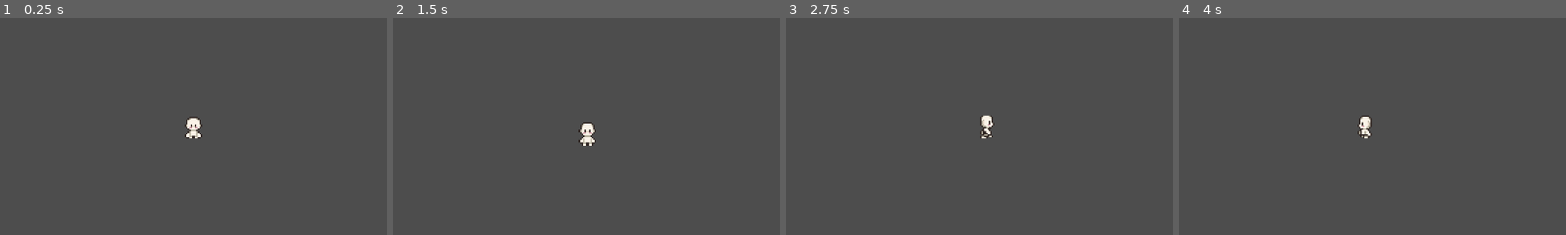
Above: before the commit, frames 1-4 (left to right).
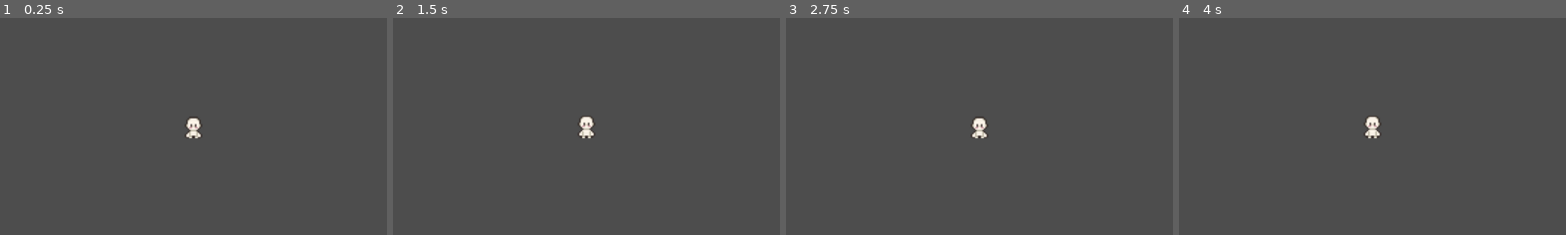
Above: after the commit, the same moments.

Repository: Cupelt/test-game
Game: Godot game, scene res://scene/default_env.tscn
Same seed, same stepped clock (60 frames per second), same inputs: the game is played once before the commit and once after it. After the commit the project has no main scene; this scene is started directly in both runs.
Inputs:
- Up to frame 1 (0.25 s): no input
- Up to frame 2 (1.5 s): tap Enter at 0.5 s; hold D (Right, bound only before the commit) 0.53-1.28 s; tap Space at 1.25 s; hold S (Down, bound only before the commit) from 1.28 s (still down)
- Up to frame 3 (2.75 s): release S (Down, bound only before the commit) at 2.03 s; hold D (Right, bound only before the commit) from 2.03 s (still down)
- Up to frame 4 (4 s): tap Enter at 2.75 s; release D (Right, bound only before the commit) at 2.78 s; hold W (Up, bound only before the commit) 2.78-3.53 s; hold A (Left, bound only before the commit) from 3.53 s (still down)
The pictures show only the part of the screen within x 25-75%, y 25-75%; the shares and areas given below are measured in that part.

The runs differ from the first frame. In frame 1, 0.1% of the frame differs, in the area x 47-53%, y 46-56%; in frame 2, 0.4%; in frame 3, 0.5%, in the area x 47-54%, y 44-56%; in frame 4, 0.5%.
Error after the commit: Parse Error: Identifier "MapManager" not declared in the current scope. (res://src/room/RoomGenerator.gd:29)

Commit message:
2025-12-27(개처망함)

Diff:
--- a/project.godot
+++ b/project.godot
@@ -10,39 +10,4 @@
 
 [application]
 
-config/name="TestGame"
-run/main_scene="uid://baje80lg3quet"
-config/features=PackedStringArray("4.5", "Forward Plus")
-config/icon="res://icon.svg"
-
-[input]
-
-Up={
-"deadzone": 0.5,
-"events": [Object(InputEventKey,"resource_local_to_scene":false,"resource_name":"","device":0,"window_id":0,"alt_pressed":false,"shift_pressed":false,"ctrl_pressed":false,"meta_pressed":false,"pressed":false,"keycode":0,"physical_keycode":87,"key_label":0,"unicode":0,"location":0,"echo":false,"script":null)
-]
-}
-Down={
-"deadzone": 0.5,
-"events": [Object(InputEventKey,"resource_local_to_scene":false,"resource_name":"","device":-1,"window_id":0,"alt_pressed":false,"shift_pressed":false,"ctrl_pressed":false,"meta_pressed":false,"pressed":false,"keycode":0,"physical_keycode":83,"key_label":0,"unicode":115,"location":0,"echo":false,"script":null)
-]
-}
-Left={
-"deadzone": 0.5,
-"events": [Object(InputEventKey,"resource_local_to_scene":false,"resource_name":"","device":-1,"window_id":0,"alt_pressed":false,"shift_pressed":false,"ctrl_pressed":false,"meta_pressed":false,"pressed":false,"keycode":0,"physical_keycode":65,"key_label":0,"unicode":97,"location":0,"echo":false,"script":null)
-]
-}
-Right={
-"deadzone": 0.5,
-"events": [Object(InputEventKey,"resource_local_to_scene":false,"resource_name":"","device":-1,"window_id":0,"alt_pressed":false,"shift_pressed":false,"ctrl_pressed":false,"meta_pressed":false,"pressed":false,"keycode":0,"physical_keycode":68,"key_label":0,"unicode":100,"location":0,"echo":false,"script":null)
-]
-}
-Debug={
-"deadzone": 0.2,
-"events": [Object(InputEventKey,"resource_local_to_scene":false,"resource_name":"","device":-1,"window_id":0,"alt_pressed":false,"shift_pressed":false,"ctrl_pressed":false,"meta_pressed":false,"pressed":false,"keycode":0,"physical_keycode":92,"key_label":0,"unicode":92,"location":0,"echo":false,"script":null)
-]
-}
-
-[rendering]
-
-textures/canvas_textures/default_texture_filter=0
+config/features=PackedStringArray("4.5")
--- a/rooms/level_1/test_room/baseRoom.tres
+++ b/rooms/level_1/test_room/baseRoom.tres
@@ -1,6 +1,6 @@
 [gd_resource type="Resource" script_class="RoomData" load_steps=3 format=3 uid="uid://cahyriu1hbid7"]
 
-[ext_resource type="Script" uid="uid://cigokfu7h6sl6" path="res://src/room/RoomData.gd" id="1_r6sg8"]
+[ext_resource type="Script" uid="uid://cigokfu7h6sl6" path="res://src/room/RoomPrefab.gd" id="1_r6sg8"]
 [ext_resource type="PackedScene" uid="uid://dj7u1x0myih5q" path="res://rooms/level_1/test_room/baseRoom.tscn" id="1_yvos5"]
 
 [resource]
--- a/rooms/level_1/test_room/baseRoom.tscn
+++ b/rooms/level_1/test_room/baseRoom.tscn
@@ -9,6 +9,3 @@
 [node name="FloorLayer" type="TileMapLayer" parent="."]
 tile_map_data = PackedByteArray("AAAKAAUAAQACAAEAAAAKAAQAAQACAAEAAAAKAAMAAQACAAEAAAAKAAIAAQACAAEAAAAKAAEAAQACAAEAAAAKAA …(9952 unchanged characters)…
 tile_set = ExtResource("1_070d1")
-
-[node name="OverlapLayer" type="TileMapLayer" parent="."]
-tile_set = ExtResource("1_070d1")
--- a/rooms/level_1/test_room/testRoom.tres
+++ b/rooms/level_1/test_room/testRoom.tres
@@ -1,7 +1,7 @@
 [gd_resource type="Resource" script_class="RoomData" load_steps=3 format=3 uid="uid://d027n6ql7ihmq"]
 
 [ext_resource type="PackedScene" uid="uid://dj7u1x0myih5q" path="res://rooms/level_1/test_room/baseRoom.tscn" id="1_fu3su"]
-[ext_resource type="Script" uid="uid://cigokfu7h6sl6" path="res://src/room/RoomData.gd" id="2_qhc7f"]
+[ext_resource type="Script" uid="uid://cigokfu7h6sl6" path="res://src/room/RoomPrefab.gd" id="2_qhc7f"]
 
 [resource]
 script = ExtResource("2_qhc7f")
--- a/scene/default_env.tscn
+++ b/scene/default_env.tscn
@@ -1,8 +1,7 @@
-[gd_scene load_steps=7 format=3 uid="uid://cxbuxhgfisf1k"]
+[gd_scene load_steps=6 format=3 uid="uid://cxbuxhgfisf1k"]
 
-[ext_resource type="TileSet" uid="uid://xsynckwqfik3" path="res://tilemap/Level_1.tres" id="1_2voor"]
+[ext_resource type="TileSet" uid="uid://prrr5rs4pp7x" path="res://tilemap/Level_1.tres" id="1_2voor"]
 [ext_resource type="Script" uid="uid://l51pytlp7k5k" path="res://src/room/RoomGenerator.gd" id="2_0y87c"]
-[ext_resource type="Script" uid="uid://cigokfu7h6sl6" path="res://src/room/RoomData.gd" id="3_04oit"]
 [ext_resource type="Resource" uid="uid://d027n6ql7ihmq" path="res://rooms/level_1/test_room/testRoom.tres" id="4_0y87c"]
 [ext_resource type="Resource" uid="uid://cahyriu1hbid7" path="res://rooms/level_1/test_room/baseRoom.tres" id="4_jx7jm"]
 
@@ -14,8 +13,7 @@
 [node name="GeneratedMapLayer" type="TileMapLayer" parent="."]
 tile_set = SubResource("TileSet_r6y4n")
 script = ExtResource("2_0y87c")
-rooms = Array[ExtResource("3_04oit")]([ExtResource("4_jx7jm"), ExtResource("4_0y87c")])
-maxRoom = 50
+rooms = [ExtResource("4_jx7jm"), ExtResource("4_0y87c")]
 
 [node name="EntityLayer" type="TileMapLayer" parent="."]
 tile_map_data = PackedByteArray(0, 0, 255, 255, 255, 255, 3, 0, 0, 0, 0, 0, 1, 0)
--- /dev/null
+++ b/src/room/MapManager.gd
@@ -0,0 +1,40 @@
+
+var map: Dictionary[Vector2i, AbstractRoom]
+
+func generateRooms(roomCount: int, adjacentChance: float) -> void:
+	map.clear()
+
+	var walkHistory: Array[Vector2i] = [Vector2i(0, 0)]
+
+	## 시작방은 항상 존재
+	map[Vector2i(0, 0)] = null
+
+	var currentPos;
+	while map.size() < roomCount:
+		currentPos = walkHistory.pick_random()
+
+		var dirs = [Vector2i.UP, Vector2i.DOWN, Vector2i.LEFT, Vector2i.RIGHT]
+		dirs.shuffle()
+
+		var placed = false
+		for d in dirs:
+			var targetPos = currentPos + d
+
+			# 이미 그 자리에 방이 있다면 생성 불가.
+			if (map.has(targetPos)):
+				continue
+
+			if (RoomUtils.countAdjacentCount(map, targetPos) > 1 and randf_range(0, 1) > adjacentChance):
+				continue
+
+			walkHistory.append(targetPos)
+			map[targetPos] = null
+
+			placed = true
+
+		if not placed:
+			walkHistory.erase(currentPos)
+
+		# 무한 루프 방지 (안전장치)
+		if walkHistory.is_empty():
+			break
--- a/src/room/RoomGenerator.gd
+++ b/src/room/RoomGenerator.gd
@@ -1,13 +1,14 @@
 extends TileMapLayer
 
-@export var rooms: Array[RoomData]
+@export var rooms: Array[RoomPrefab]
 var sourceID: int;
-var roomIDs: Dictionary[RoomData, int]
+var roomIDs: Dictionary[RoomPrefab, int]
 
 @export var generateSeed: int = 0
 # @export_range(0, 1, 0.01) var roomGenerateRate: float = 0.5
 @export var maxRoom: int = 10
-var generatedRoom: Dictionary[Vector2i, RoomData.RoomType]
+@export var roomSize: Vector2i = Vector2i(33, 19)
+@export_range(0, 0.2) var adjacentChance = 0.04
 
 # Called when the node enters the scene tree for the first time.
 func _ready() -> void:
@@ -25,90 +26,4 @@
 	if (generateSeed != 0):
 		seed(generateSeed)
 
-	generateRooms()
-
-func generateRooms() -> void:
-	var walkHistory: Array[Vector2i] = [Vector2i(0, 0)]
-
-	## 시작방은 항상 존재
-	var currentPos = Vector2i(0, 0)
-	generatedRoom[currentPos] = RoomData.RoomType.Start
-
-	while generatedRoom.size() < maxRoom:
-		currentPos = walkHistory.pick_random()
-
-		var dirs = [Vector2i.UP, Vector2i.DOWN, Vector2i.LEFT, Vector2i.RIGHT]
-		dirs.shuffle()
-
-		var placed = false
-		for d in dirs:
-			var targetPos = currentPos + d
-
-			# 이미 그 자리에 방이 있다면 생성 불가.
-			if (generatedRoom.has(targetPos)):
-				continue
-
-			if (countAdjacentCount(targetPos) > 1):
-				continue
-
-			walkHistory.append(targetPos)
-			generatedRoom[targetPos] = RoomData.RoomType.Room
-			placed = true
-			break
-
-		if not placed:
-			walkHistory.erase(currentPos)
-
-		# 무한 루프 방지 (안전장치)
-		if walkHistory.is_empty():
-			break
-
-	printMapDebug(generatedRoom)
-
-func countAdjacentCount(pos: Vector2i) -> int:
-	var count = 0
-	var dirs = [Vector2i.UP, Vector2i.DOWN, Vector2i.LEFT, Vector2i.RIGHT]
-	for d in dirs:
-		if generatedRoom.has(pos + d):
-			count += 1
-	return count
-
-
-func printMapDebug(generated_room: Dictionary):
-	if generated_room.is_empty():
-		print("맵이 비어 있습니다.")
-		return
-
-	# 1. 맵의 최소/최대 범위 계산 (Rect2i 활용)
-	var min_pos = Vector2i(99999, 99999)
-	var max_pos = Vector2i(-99999, -99999)
-
-	for pos in generated_room.keys():
-		min_pos.x = min(min_pos.x, pos.x)
-		min_pos.y = min(min_pos.y, pos.y)
-		max_pos.x = max(max_pos.x, pos.x)
-		max_pos.y = max(max_pos.y, pos.y)
-
-	print("--- Map Layout (Size: %d x %d) ---" % [max_pos.x - min_pos.x + 1, max_pos.y - min_pos.y + 1])
-
-	# 2. Y축부터 반복하며 텍스트 맵 생성
-	for y in range(min_pos.y, max_pos.y + 1):
-		var line = ""
-		for x in range(min_pos.x, max_pos.x + 1):
-			var pos = Vector2i(x, y)
-			if generated_room.has(pos):
-				# 타입에 따라 다른 문자 출력 (enum 값에 맞춰 수정 가능)
-				var type = generated_room[pos]
-				line += _get_room_char(type)
-			else:
-				line += " . " # 빈 공간
-		print(line)
-	print("---------------------------------")
-
-# RoomType enum에 따른 문자 매칭 함수
-func _get_room_char(type: RoomData.RoomType) -> String:
-	match type:
-		RoomData.RoomType.Start: 	return " S "
-		RoomData.RoomType.Boss:  	return " B "
-		RoomData.RoomType.Treasure:	return " $ "
-		_: return " # " # 일반 방
+	MapManager.generate(maxRoom, adjacentChance)
--- a/src/room/RoomData.gd
+++ b/src/room/RoomPrefab.gd
@@ -1,9 +1,10 @@
 extends Resource
-class_name RoomData
+class_name RoomPrefab
 
 enum RoomType {
 	Start,
 	Room,
+	Big_Room,
 	Treasure,
 	Boss
 }
--- /dev/null
+++ b/src/room/RoomUtils.gd
@@ -0,0 +1,83 @@
+class_name RoomUtils
+
+static func findFurthestRoomPos(map: Dictionary[Vector2i, AbstractRoom], include_special: bool) -> Vector2i:
+	var furthestPos: Vector2i = Vector2i(-1, -1)
+	var maxDistance: int = -1
+
+	for pos in roomArray:
+		# 조건 1: 이미 큰 방(Big_Room)이거나 시작방이면 제외
+		if generatedRoom[pos] != RoomData.RoomType.Room:
+			continue
+
+		# 조건 2: 막다른 길인지 체크 (선택 사항: 보스방이 구석에 있게 하려면 유지)
+		if countAdjacentCount(pos) > 1:
+			continue
+
+		# 맨해튼 거리 계산: |x1 - x2| + |y1 - y2|
+		var distance = abs(pos.x) + abs(pos.y)
+
+		if distance > maxDistance:
+			maxDistance = distance
+			furthestPos = pos
+
+	return furthestPos
+
+func findOneAdjacentPos(map: Dictionary[Vector2i, AbstractRoom], include_special: bool):
+	var copy = roomArray.duplicate_deep()
+
+	if (isShuffle):
+		copy.shuffle()
+
+	for pos in copy:
+		if countAdjacentCount(pos) <= 1 and generatedRoom[pos] == RoomData.RoomType.Room:
+			return pos
+
+	return null
+
+func countAdjacentCount(map: Dictionary[Vector2i, AbstractRoom], pos: Vector2i) -> int:
+	var count = 0
+	var dirs = [Vector2i.UP, Vector2i.DOWN, Vector2i.LEFT, Vector2i.RIGHT]
+	for d in dirs:
+		if map.has(pos + d):
+			count += 1
+	return count
+
+func printMapDebug(generated_room: Dictionary):
+	if generated_room.is_empty():
+		print("맵이 비어 있습니다.")
+		return
+
+	# 1. 맵의 최소/최대 범위 계산 (Rect2i 활용)
+	var min_pos = Vector2i(99999, 99999)
+	var max_pos = Vector2i(-99999, -99999)
+
+	for pos in generated_room.keys():
+		min_pos.x = min(min_pos.x, pos.x)
+		min_pos.y = min(min_pos.y, pos.y)
+		max_pos.x = max(max_pos.x, pos.x)
+		max_pos.y = max(max_pos.y, pos.y)
+
+	print("--- Map Layout (Size: %d x %d) ---" % [max_pos.x - min_pos.x + 1, max_pos.y - min_pos.y + 1])
+
+	# 2. Y축부터 반복하며 텍스트 맵 생성
+	for y in range(min_pos.y, max_pos.y + 1):
+		var line = ""
+		for x in range(min_pos.x, max_pos.x + 1):
+			var pos = Vector2i(x, y)
+			if generated_room.has(pos):
+				# 타입에 따라 다른 문자 출력 (enum 값에 맞춰 수정 가능)
+				var type = generated_room[pos]
+				line += _get_room_char(type)
+			else:
+				line += " . " # 빈 공간
+		print(line)
+	print("---------------------------------")
+
+# RoomType enum에 따른 문자 매칭 함수
+func _get_room_char(type: RoomData.RoomType) -> String:
+	match type:
+		RoomData.RoomType.Start: 	return " S "
+		RoomData.RoomType.Big_Room:	return " @ "
+		RoomData.RoomType.Boss:  	return " B "
+		RoomData.RoomType.Treasure:	return " $ "
+		_: return " # " # 일반 방
--- /dev/null
+++ b/src/room/logic/AbstractRoom.gd
@@ -0,0 +1,18 @@
+@abstract class_name AbstractRoom
+
+enum RoomPriority {
+	HIGHEST,
+	HIGH,
+	NORMAL,
+	LOW,
+	LOWEST
+}
+
+@abstract func get_priority() -> RoomPriority
+@abstract func is_special() -> bool
+@abstract func apply(map: Dictionary[Vector2i, AbstractRoom]) -> void
+
+#region Debug
+func _get_display_char():
+	return "#"
+#endregion
--- /dev/null
+++ b/src/room/logic/specialRooms/BossRoom.gd
@@ -0,0 +1,13 @@
+extends AbstractRoom
+
+# 보스방이 없으면 다음 스테이지로 갈 수 없음. (우선도 가장 높음)
+func get_priority() -> RoomPriority:
+	return RoomPriority.HIGH;
+
+func is_special() -> bool:
+	return true
+
+# 가장 먼 곳에 보스방 생성
+func apply(map: Dictionary[Vector2i, AbstractRoom]) -> void:
+	var furthestPos = RoomUtils.findFurthestRoomPos(map, false)
+	map[furthestPos] = self;
--- /dev/null
+++ b/src/room/logic/specialRooms/LargeRoom.gd
@@ -0,0 +1,40 @@
+extends AbstractRoom
+
+# 넓은방은 맵 생성에 전반적인 영향을 줌.
+func get_priority() -> RoomPriority:
+	return RoomPriority.HIGHEST;
+
+func is_special() -> bool:
+	return false
+
+func apply(map: Dictionary[Vector2i, AbstractRoom]) -> void:
+	var check_offsets = [
+		Vector2i(-1, -1),
+		Vector2i(0, -1),
+		Vector2i(-1, 0),
+		Vector2i(0, 0)
+	]
+
+	check_offsets.shuffle()
+
+	for target in map.keys():
+		for offset in check_offsets:
+			var topLeft = target + offset
+
+			var cases = [
+				topLeft,
+				topLeft + Vector2i(1, 0),
+				topLeft + Vector2i(0, 1),
+				topLeft + Vector2i(1, 1)
+			]
+
+			# 2x2 가 아닌경우
+			var canMerge = cases.all(func(p):
+				return map.has(p) and map[p] == null
+			)
+
+			if (canMerge):
+				for p in cases:
+					map[p] = self
+
+				break
--- /dev/null
+++ b/src/room/logic/specialRooms/TreasureRoom.gd
@@ -0,0 +1,12 @@
+extends AbstractRoom
+
+func get_priority() -> RoomPriority:
+	return RoomPriority.HIGH;
+
+func is_special() -> bool:
+	return true
+
+# 가장 먼 곳에 보스방 생성
+func apply(map: Dictionary[Vector2i, AbstractRoom]) -> void:
+	var furthestPos = RoomUtils.findOneAdjacentPos(map, false)
+	map[furthestPos] = self;
Not shown: 1 places in rooms/level_1/test_room/baseRoom.tscn that only renumber resources
Not shown, added: src/room/MapManager.gd.uid
Renamed: src/room/RoomData.gd.uid -> src/room/RoomPrefab.gd.uid
Not shown, added: src/room/RoomUtils.gd.uid
Not shown, added: src/room/logic/AbstractRoom.gd.uid
Not shown, added: src/room/logic/specialRooms/BossRoom.gd.uid
Not shown, added: src/room/logic/specialRooms/LargeRoom.gd.uid
Not shown, added: src/room/logic/specialRooms/TreasureRoom.gd.uid
Not shown: 1 places in tilemap/Level_1.tres that only renumber resources
